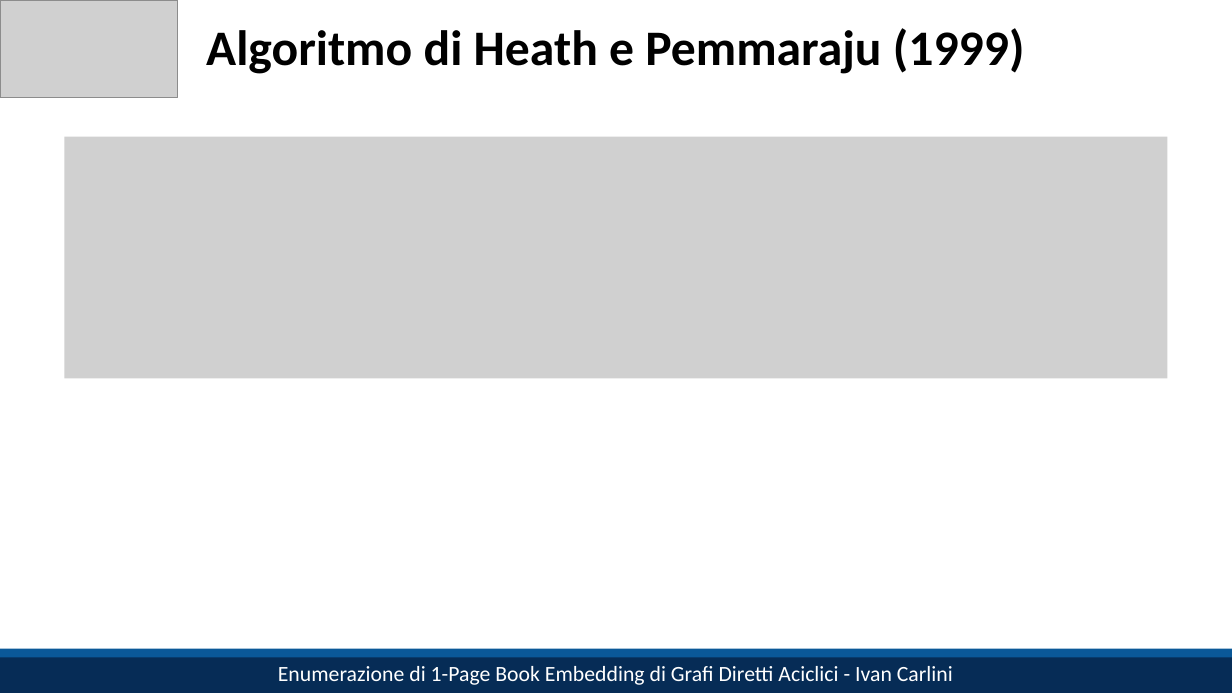
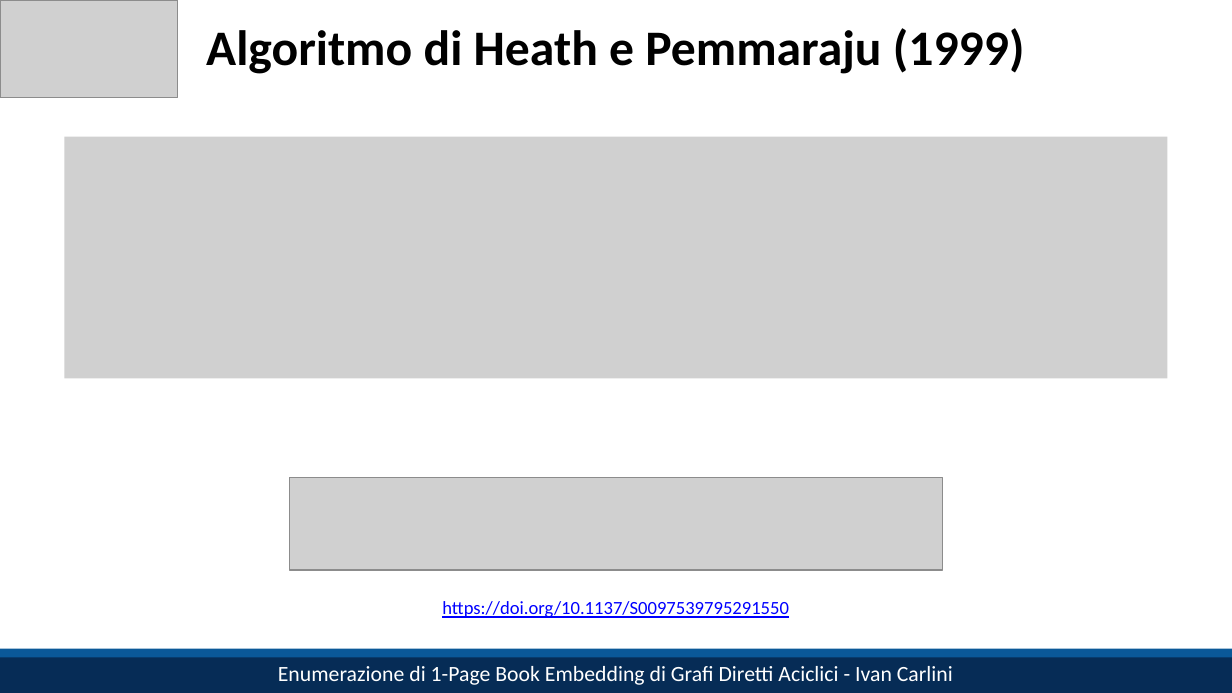
Before and after one commit to IC-99/book-embeddings, a slide deck: slide 6 of slides.pptx. Drawn at 1232x693 pixels with LibreOffice and Linux fonts; fonts in the diff are those of the drawing; grey boxes stand for pictures. Boxes give left, top, right and bottom in pixels: in the first picture for what was removed or moved away, otherwise in the second. Text is boxed around its words. In the diff, an @@ line names an element or a change of style, - is before the commit and + after.

```diff
--- a/slides.pptx
+++ b/slides.pptx
@@ picture added at [290,477,944,570] @@
@@ text added at [442,601,789,618], 12 pt, text #0000FF, underline @@
+https://doi.org/10.1137/S0097539795291550
```
Also in this commit, not shown: 1 other slide changed, 1 slide added.
